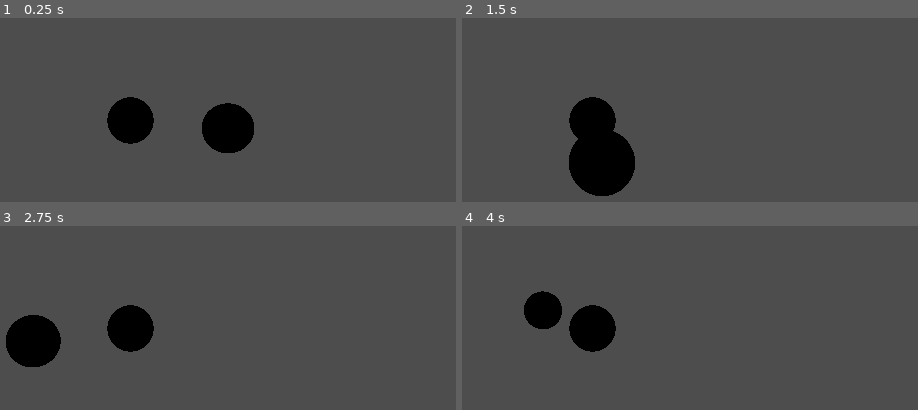
Above: before the commit, frames 1-4 (two rows, left to right).
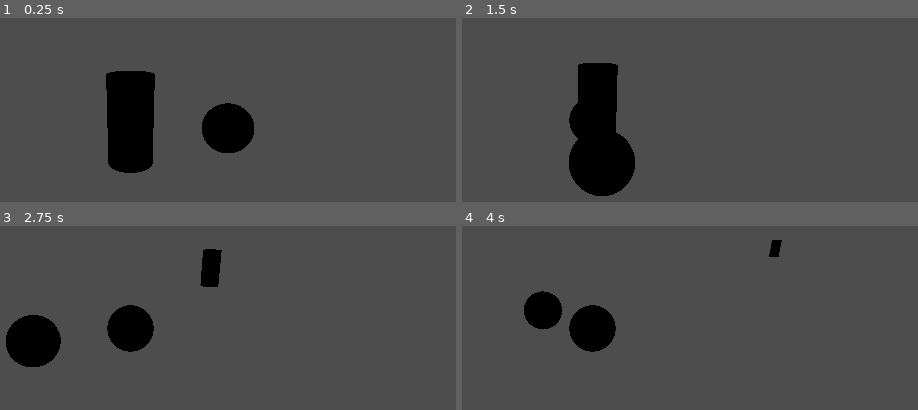
Above: after the commit, the same moments.

Repository: for-vibe/gravitsapa
Game: Godot game, scene res://Main.tscn
The game is run twice, just before and just after one commit, with the same random seed, the same clock (stepped at 60 frames per second) and the same inputs.
Inputs:
- Up to frame 1 (0.25 s): no input
- Up to frame 2 (1.5 s): tap Enter (ui_accept) at 0.5, 1.35 s; hold Right (ui_right) 0.53-1.28 s; hold Enter (ui_accept) 0.53-1.28 s; hold Left (ui_left) from 1.28 s (still down)
- Up to frame 3 (2.75 s): tap Enter (ui_accept) at 1.52, 1.82 s; release Left (ui_left) at 2.03 s; hold Right (ui_right) from 2.03 s (still down); hold Enter (ui_accept) from 2.03 s (still down)
- Up to frame 4 (4 s): release Enter (ui_accept) at 2.78 s; tap Enter (ui_accept) at 2.85, 3.02, 3.32 s; release Right (ui_right) at 3.53 s; hold Left (ui_left) from 3.53 s (still down); hold Enter (ui_accept) from 3.53 s (still down)

The runs differ from the first frame. In frame 1, 3.5% of the frame differs, in the area x 23-34%, y 28-85%; in frame 2, 1.8%; in frame 3, 0.8%; in frame 4, 0.2%.

Commit message:
Add rocket with gravitational flight

Diff:
--- a/Main.tscn
+++ b/Main.tscn
@@ -1,10 +1,13 @@
 [gd_scene format=3]
 
 [ext_resource path="res://Main.gd" type="Script" id=1]
+[ext_resource path="res://Rocket.gd" type="Script" id=2]
 
 [sub_resource type="SphereMesh" id=1]
 
 [sub_resource type="SphereMesh" id=2]
+
+[sub_resource type="CylinderMesh" id=3]
 
 [node name="World" type="Node3D"]
 script = ExtResource(1)
@@ -17,3 +20,9 @@
 
 [node name="Camera3D" type="Camera3D" parent="."]
 transform = Transform3D(1, 0, 0, 0, 1, 0, 0, 0, 1, 0, 2, 6)
+
+[node name="Rocket" type="MeshInstance3D" parent="."]
+mesh = SubResource(3)
+script = ExtResource(2)
+start_body = NodePath("OrbitSphere")
+target_body = NodePath("CenterSphere")
--- /dev/null
+++ b/Rocket.gd
@@ -0,0 +1,61 @@
+extends Node3D
+
+# Simple rocket controlled by player with gravitational influences from two bodies.
+
+const G = 1.0
+
+@export var start_body: Node3D
+@export var target_body: Node3D
+@export var mass_start: float = 1.0
+@export var mass_target: float = 10.0
+@export var target_radius: float = 1.0
+
+@export var thrust_force: float = 20.0
+@export var mass: float = 1.0
+@export var fuel_max: float = 5.0
+@export var start_offset: Vector3 = Vector3(0, 0, 1.2)
+
+var velocity: Vector3 = Vector3.ZERO
+var fuel: float
+
+func _ready():
+    fuel = fuel_max
+    if start_body:
+        global_transform.origin = start_body.global_transform.origin + start_offset
+    if target_body:
+        look_at(target_body.global_transform.origin, Vector3.UP)
+
+func _physics_process(delta):
+    var acc = Vector3.ZERO
+    var pos = global_transform.origin
+
+    if start_body:
+        var dir = start_body.global_transform.origin - pos
+        var dist2 = dir.length_squared()
+        if dist2 > 0.0:
+            acc += G * mass_start / dist2 * dir.normalized()
+
+    if target_body:
+        var dir2 = target_body.global_transform.origin - pos
+        var dist22 = dir2.length_squared()
+        if dist22 > 0.0:
+            acc += G * mass_target / dist22 * dir2.normalized()
+
+    if Input.is_action_pressed("ui_accept") and fuel > 0.0:
+        acc += -global_transform.basis.z * (thrust_force / mass)
+        fuel = max(0.0, fuel - delta)
+
+    velocity += acc * delta
+    global_transform.origin += velocity * delta
+
+    var rot_input := 0.0
+    if Input.is_action_pressed("ui_left"):
+        rot_input += 1.0
+    if Input.is_action_pressed("ui_right"):
+        rot_input -= 1.0
+    if rot_input != 0.0:
+        rotate_y(rot_input * 1.5 * delta)
+
+    if target_body and (target_body.global_transform.origin - pos).length() <= target_radius:
+        print("Victory: reached target")
+        set_physics_process(false)
Not shown, changed: README.md
